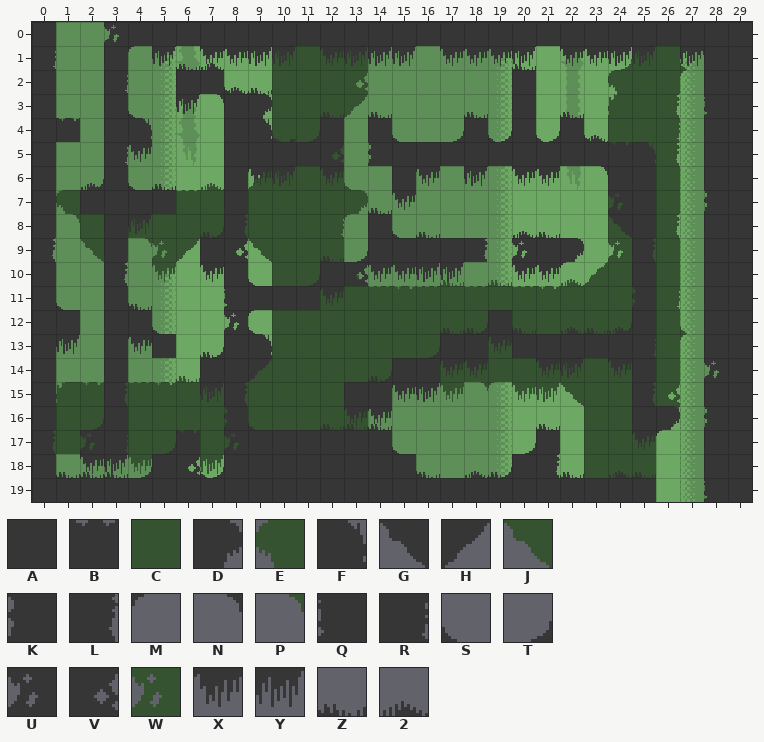
An edit to a level. Tiled map (JSON), maps/map_3A.tmj. The picture above was drawn from the file before the commit.
Cells are 16x16 px. Shown: x 0..29, y 0..19.
Key: from "mininicular": A 0, B 2, C 4, D 9, E 12, F 17, G 18, H 19, J 22, K 24, L 25, M 26, N 27, P 31, Q 32, R 33, S 34, T 35, U 40, V 41, W 44, X 48, Y 49, Z 50, 2 51.
_ is an empty cell, # one hidden under a higher layer.
Layers that did not change in this view are not listed.
Layer "mid" before, first column x 0:
 2 ______
 3 ______
 4 ______
 5 ______
 6 ______
 7 _E__##
 8 _PC#CC
 9 __J#PW
Layer "ground_decoration_a" before, first column x 0:
 0 ______________________________
 1 _____YZXXYY_XYYY_XXXY_XXYY_Y__
 2 ________2Z____________________
 3 ____S_Y_____Z_Z___Z___Z_______
 4 _______________________2______
 5 ____X_________________________
 6 __2__Z___XY_X___X_Y_XX_N______
 7 _______________X______________
 8 ____Y__Z________Z___2Z__G_____
 9 ____________Z_________________
10 _______X______XXYY__XXM_______
11 ____Z_______X_________________
12 _________S_______ZZ_Z_2Z2_____
13 _Y__X__Z___________X__________
14 _________H____Z__XX__XY_X_____
15 _______Y_______XY_____________
16 ____________ZXX______Z________
Layer "ground" before, first column x 0:
 0 A__UAAAAAAAAAAAAAAAAAAAAAAAAAA
 1 R__A________________________AA
 2 A__R__AA____________A_______AA
 3 A__A____AD__________A_______QA
 4 AB_AF___AF__A_A___A_A_A_____AA
 5 A__R____AAAAV_KAAAAAAAAABF__AA
 6 A__A____A______A________AA__AA
 7 A_AAAA__A_______________UA__KA
 8 A__A____L_____A__________A__AA
 9 L__A___AV_____AAAAL_UAD__L__AA
10 A__L____A___AV___________A__AA
11 A__A____QAAA_____________K__AA
Now the later version:
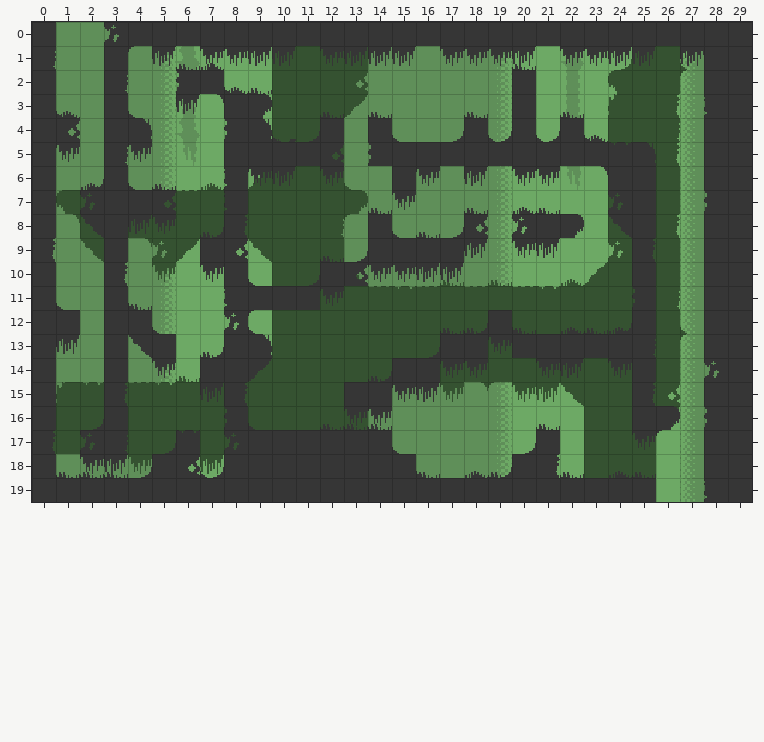
The exact change:
Changed rows in their new state; . is an unchanged cell.
Layer "mid":
first column x 2:
 7 C
Layer "ground_decoration_b":
first column x 1:
 3 S.
 5 M.
 8 .G
Layer "ground_decoration_a":
first column x 1:
 3 2.....................
 5 X.....................
 7 .................Z.2Z.
 8 ....X...........T..__.
 9 .................Y.XY.
10 ...................___
13 ...G..................
14 ....X.................
Layer "ground":
first column x 1:
 2 .....K................
 4 V......K..............
 6 .......Q..............
 7 .U..V..Q..............
 8 .................V.UAD
 9 ................._.___
